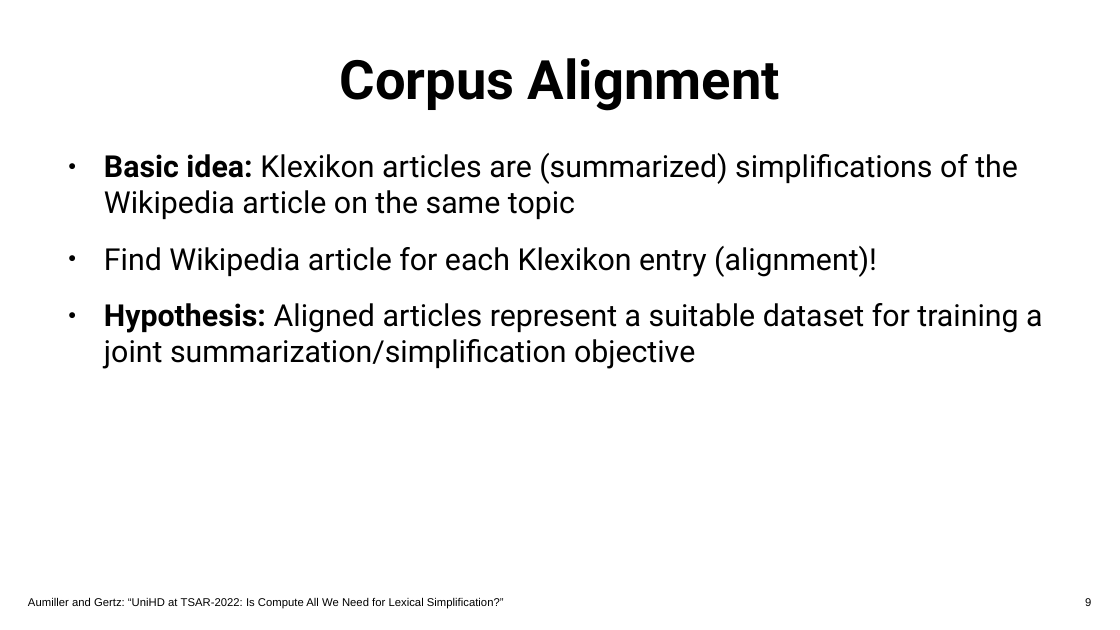
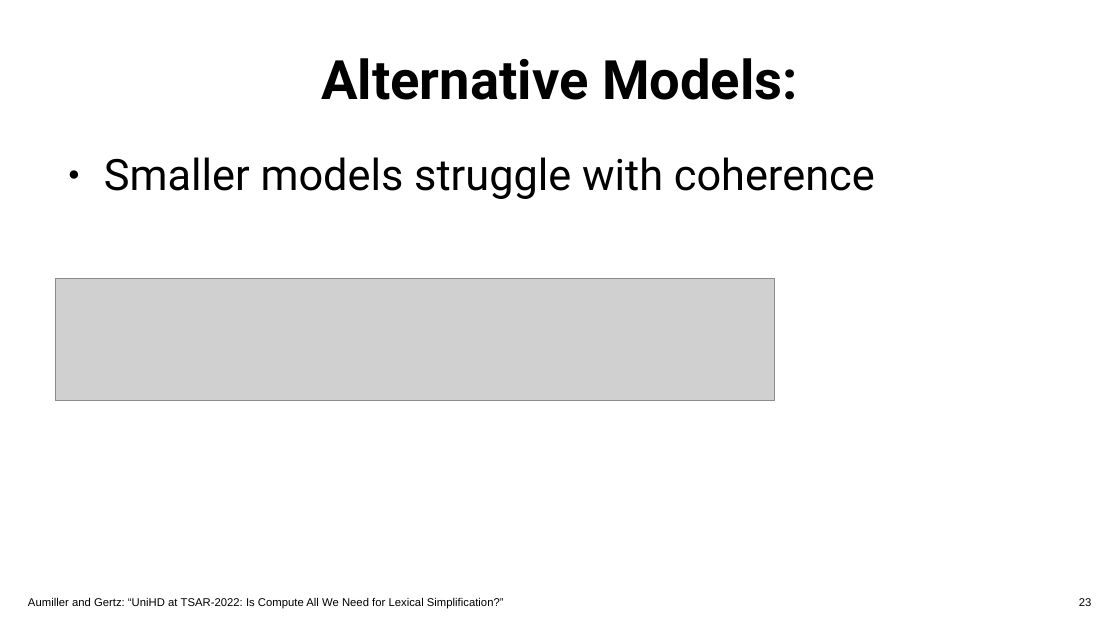
Before and after one commit to dennlinger/TSAR-2022-Shared-Task, a slide deck: slide 23 of presentation/uniHD_tsar.pptx (slide 9 before the commit). Drawn at 1120x630 pixels with LibreOffice and Linux fonts; fonts in the diff are those of the drawing; grey boxes stand for pictures; background and template pictures are left out. Boxes give left, top, right and bottom in pixels: in the first picture for what was removed or moved away, otherwise in the second. Text is boxed around its words. In the diff, an @@ line names an element or a change of style, - is before the commit and + after.

```diff
--- a/presentation/uniHD_tsar.pptx
+++ b/presentation/uniHD_tsar.pptx
@@ text at <box>321,58,798,100</box>: text changed @@
-Corpus Alignment
+Alternative Models:
@@ text at <box>104,157,875,199</box>: text changed; size 21.4 to 30.7 pt @@
-● Basic idea: Klexikon articles are (summarized) simplifications of the Wikipedia article on the same topic
-● Find Wikipedia article for each Klexikon entry (alignment)!
-● Hypothesis: Aligned articles represent a suitable dataset for training a joint summarization/simplification objective
+● Smaller models struggle with coherence
@@ picture added at <box>56,278,774,399</box> @@
@@ page number at <box>1079,598,1092,606</box>: text changed @@
-9
+23
```
Also in this commit, not shown: 6 other slides changed, 15 slides added, 17 slides removed, 16 other files.
